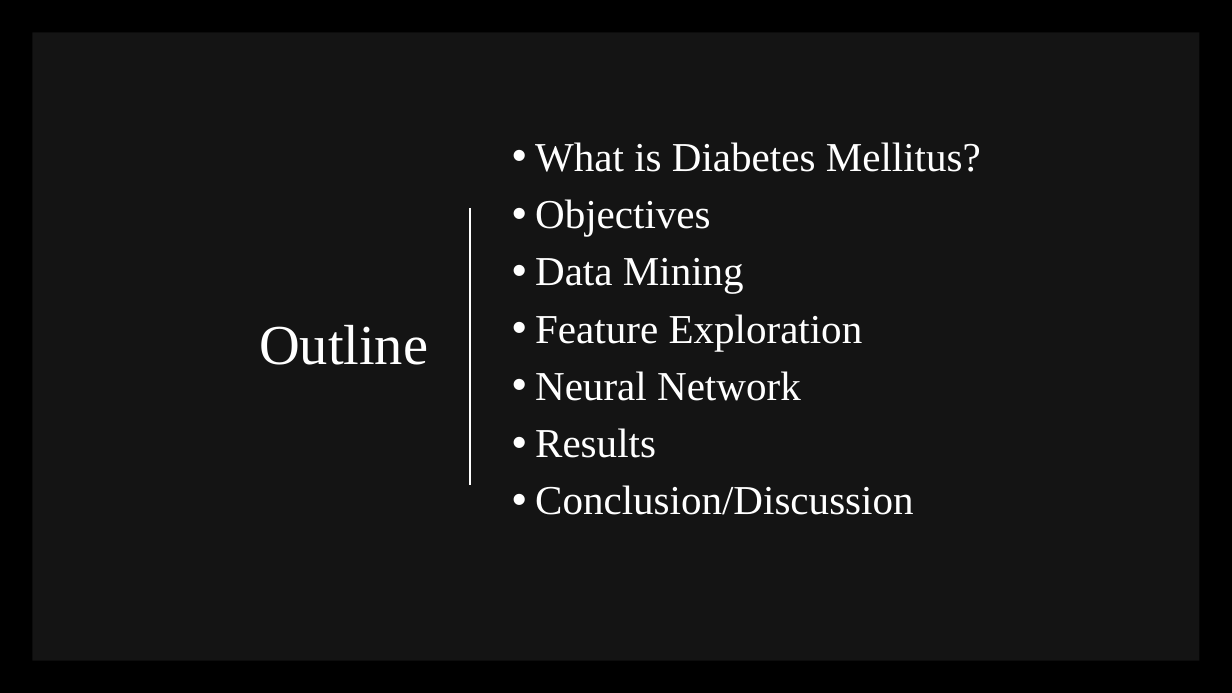
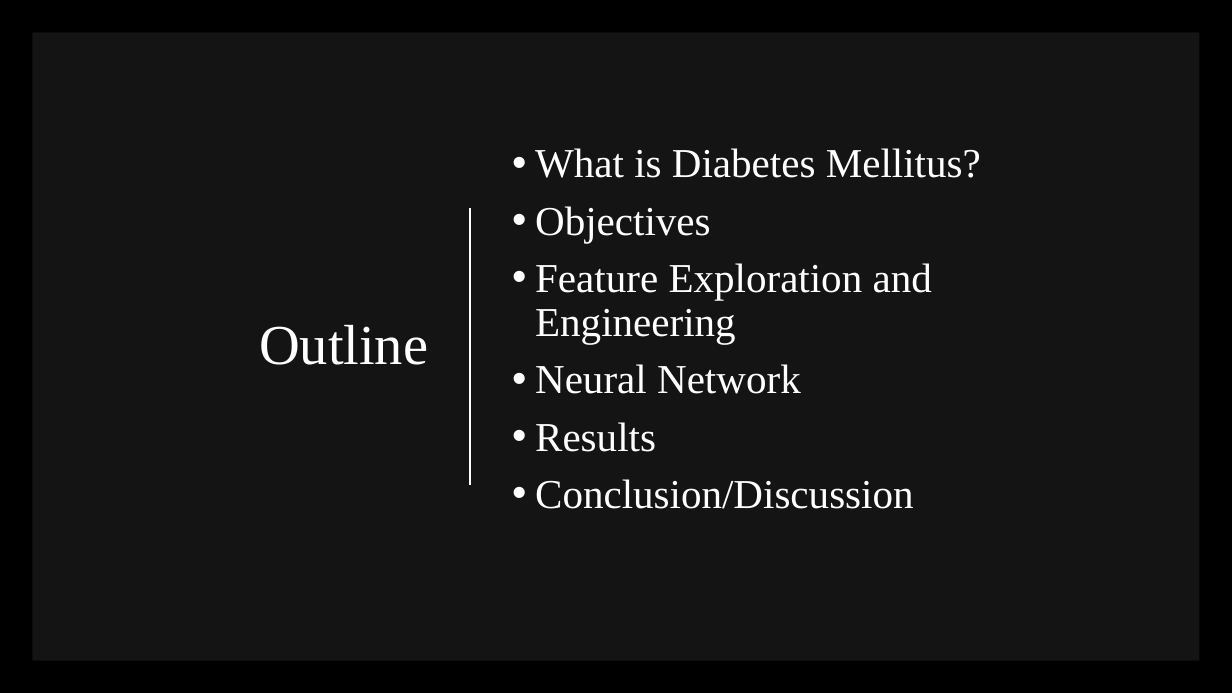
Before and after one commit to imw2/Diabetes-Diagnosis-Prediction, a slide deck: slide 3 of Presentation/FinalPresentationWittler.pptx. Drawn at 1232x693 pixels with LibreOffice and Linux fonts; fonts in the diff are those of the drawing. Boxes give left, top, right and bottom in pixels: in the first picture for what was removed or moved away, otherwise in the second. Text is boxed around its words. In the diff, an @@ line names an element or a change of style, - is before the commit and + after.

```diff
--- a/Presentation/FinalPresentationWittler.pptx
+++ b/Presentation/FinalPresentationWittler.pptx
@@ text at [535, 263, 932, 344]: text changed @@
-• Data Mining
-• Feature Exploration
+• Feature Exploration and Engineering
```
Also in this commit, not shown: 10 other slides changed, 1 slide added, 1 slide removed.
